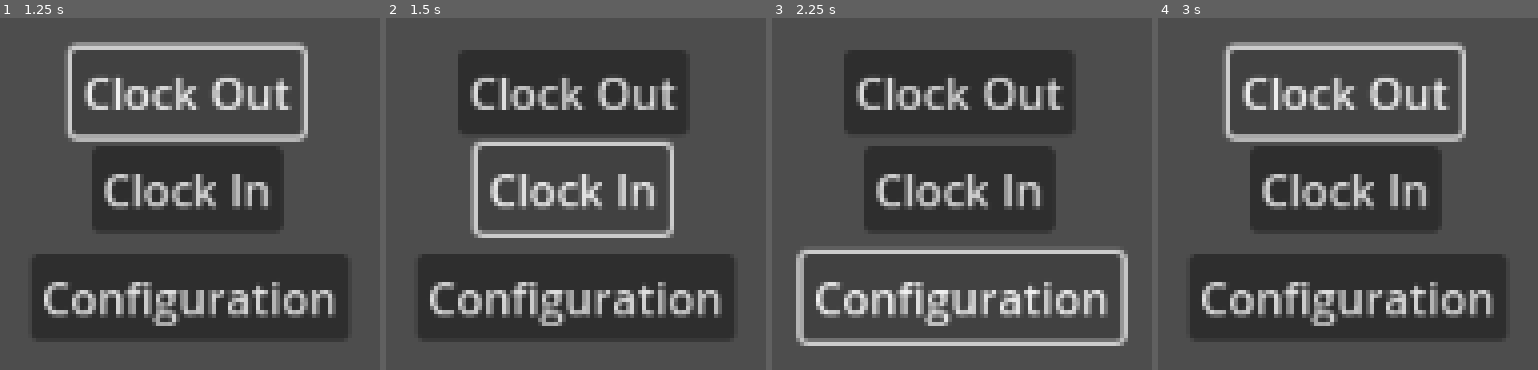
Above: before the commit, frames 1-4 (left to right).
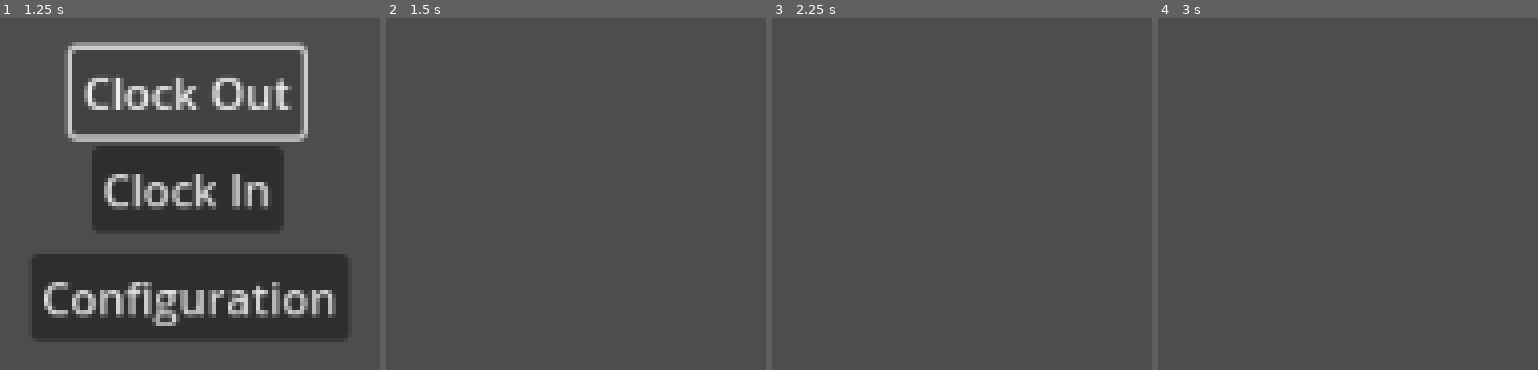
Above: after the commit, the same moments.

Repository: Odoxical/The_Packers_Dilema
Game: Godot game, scene res://Main_Menu.tscn
Two runs of this game, one before a commit and one after it. Both use one fixed random seed, a clock stepped at 60 frames per second and the inputs below.
Inputs (mouse positions are in pixels of both pictures, inside the frame that each line leads up to):
- Up to frame 1 (1.25 s): click "Clock Out" at 0.5 s
- Up to frame 2 (1.5 s): click "Clock In" at 1.25 s
- Up to frame 3 (2.25 s): click (962, 296) at 2 s, where only the run before the commit has a clickable "Configuration"
- Up to frame 4 (3 s): click (1344, 91) at 2.75 s, where only the run before the commit has a clickable "Clock Out"

Frame 1 is identical in both runs. In frame 2, 36% of the frame differs, in the area x 8-92%, y 9-91%; in frame 3, 32%; in frame 4, 36%.
Error after the commit: Invalid call. Nonexistent function 'exit' in base 'SceneTree'. (res://main_menu.gd:10)

Commit message:
Main Menu Done

Diff:
--- /dev/null
+++ b/Audio/Music/Settings_Menu.tscn
@@ -0,0 +1,32 @@
+[gd_scene load_steps=2 format=3 uid="uid://by50khmkxidsq"]
+
+[ext_resource type="Script" uid="uid://c1vaybu1206st" path="res://settings_menu.gd" id="1_0elue"]
+
+[node name="Node2D" type="Node2D"]
+script = ExtResource("1_0elue")
+
+[node name="MainMenu" type="Button" parent="."]
+offset_top = 616.0
+offset_right = 182.0
+offset_bottom = 647.0
+text = "Go Back to Main Menu"
+
+[node name="Buttonsize" type="HSlider" parent="."]
+offset_left = 344.0
+offset_top = 496.0
+offset_right = 512.0
+offset_bottom = 512.0
+
+[node name="TextEdit" type="TextEdit" parent="."]
+offset_left = 328.0
+offset_top = 448.0
+offset_right = 544.0
+offset_bottom = 488.0
+text = "Slider Visability button size"
+
+[node name="SliderVisibility" type="Button" parent="."]
+offset_left = 568.0
+offset_top = 384.0
+offset_right = 694.0
+offset_bottom = 448.0
+text = "Slider Visability"
--- a/Main_Menu.gd
+++ b/Main_Menu.gd
@@ -1,10 +1,10 @@
 extends Node
 
-func _on_Start_button_pressed():
-	get_tree().change_scene_to_file("res://Main_Game.tcn")
+func _on_settings_pressed() -> void:
+	get_tree().change_scene_to_file("res://Settings_Menu.tscn")
 
-func _on_Settings_button_pressed():
-	get_tree().change_scene_to_file("res://Settings_Menu.tcn")
+func _on_start_pressed() -> void:
+	get_tree().change_scene_to_file("res://Main_Game.tscn")
 
-func _on_exit_button_pressed():
-	get_tree().quit()
+func _on_exit_pressed() -> void:
+	get_tree().exit()
--- a/Main_Menu.tscn
+++ b/Main_Menu.tscn
@@ -1,6 +1,9 @@
-[gd_scene format=3 uid="uid://dq3rfb8hmgybx"]
+[gd_scene load_steps=2 format=3 uid="uid://dq3rfb8hmgybx"]
+
+[ext_resource type="Script" uid="uid://clwh2t8yulynv" path="res://main_menu.gd" id="1_m625n"]
 
 [node name="Node2D" type="Node2D"]
+script = ExtResource("1_m625n")
 
 [node name="Exit" type="Button" parent="."]
 anchors_preset = 12
@@ -42,3 +45,7 @@
 metadata/_edit_use_anchors_ = true
 
 [node name="Camera2D" type="Camera2D" parent="."]
+
+[connection signal="pressed" from="Exit" to="." method="_on_exit_pressed"]
+[connection signal="pressed" from="Start" to="." method="_on_start_pressed"]
+[connection signal="pressed" from="Settings" to="." method="_on_settings_pressed"]
--- a/Settings_Menu.tscn
+++ b/Settings_Menu.tscn
@@ -12,21 +12,53 @@
 text = "Go Back to Main Menu"
 
 [node name="Buttonsize" type="HSlider" parent="."]
-offset_left = 344.0
-offset_top = 496.0
-offset_right = 512.0
-offset_bottom = 512.0
+visibility_layer = 2
+offset_left = 944.0
+offset_top = 56.0
+offset_right = 1112.0
+offset_bottom = 72.0
+max_value = 5.0
+tick_count = 10
+ticks_on_borders = true
 
-[node name="TextEdit" type="TextEdit" parent="."]
-offset_left = 328.0
-offset_top = 448.0
-offset_right = 544.0
-offset_bottom = 488.0
+[node name="Slider Label size" type="TextEdit" parent="Buttonsize"]
+offset_left = -16.0
+offset_top = -48.0
+offset_right = 200.0
+offset_bottom = -8.0
 text = "Slider Visability button size"
 
 [node name="SliderVisibility" type="Button" parent="."]
-offset_left = 568.0
-offset_top = 384.0
-offset_right = 694.0
+offset_top = 8.0
+offset_right = 126.0
+offset_bottom = 72.0
+text = "Slider Visability"
+
+[node name="Main text" type="TextEdit" parent="."]
+offset_left = 448.0
+offset_top = 248.0
+offset_right = 1024.0
 offset_bottom = 448.0
-text = "Slider Visability"
+text = "This area is under coding"
+scroll_smooth = true
+
+[node name="Main Text Y" type="VSlider" parent="."]
+offset_left = 128.0
+offset_top = 256.0
+offset_right = 176.0
+offset_bottom = 440.0
+tick_count = 15
+ticks_on_borders = true
+
+[node name="TextEdit" type="TextEdit" parent="."]
+offset_left = 88.0
+offset_top = 192.0
+offset_right = 232.0
+offset_bottom = 256.0
+text = "Under Coding Y
+Value Slider"
+
+[connection signal="pressed" from="MainMenu" to="." method="_on_main_menu_pressed"]
+[connection signal="drag_ended" from="Buttonsize" to="." method="_on_buttonsize_drag_ended"]
+[connection signal="pressed" from="SliderVisibility" to="." method="_on_slider_visibility_pressed"]
+[connection signal="drag_started" from="Main Text Y" to="." method="_on_font_size_slider_drag_started"]
--- a/settings_menu.gd
+++ b/settings_menu.gd
@@ -1,6 +1,23 @@
 extends Node2D
 
-func _on_MainMenu_button_pressed():
-	get_tree().change_scene_to_file("res://Main_Menu.tcn")
-func _on_SliderVisibility_button_pressed():
-	get_tree().Buttonsize.visible= false
+var visibility = 0
+
+func _on_main_menu_pressed() -> void:
+	get_tree().change_scene_to_file("res://Main_Menu.tscn")
+
+#Visibility toggle
+func _on_slider_visibility_pressed() -> void:
+	if $Buttonsize.visible == false:
+		$Buttonsize.visible = true
+	else:
+		$Buttonsize.visible = false
+	if $Buttonsize/TextEdit.visible == false:
+		$Buttonsize/TextEdit.visible = true
+	else:
+		$Buttonsize/TextEdit.visible = false
+
+func _on_buttonsize_drag_ended(value_changed: bool) -> void:
+	$SliderVisibility.scale = Vector2($Buttonsize.value,$Buttonsize.value)
+
+func _on_font_size_slider_drag_started() -> void:
+	$"Main text".Vector2($"Font Size Slider".value,0)
Not shown, removed: Main_Menu.gd.uid
